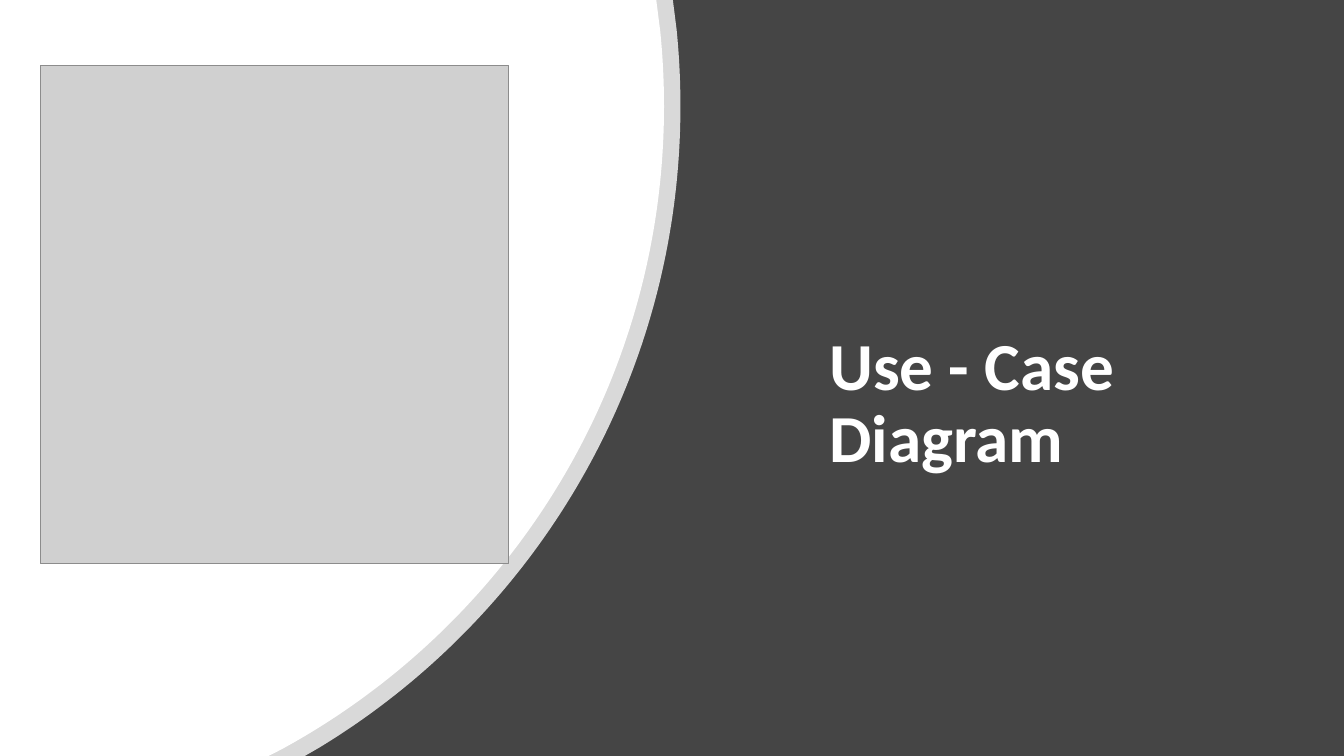
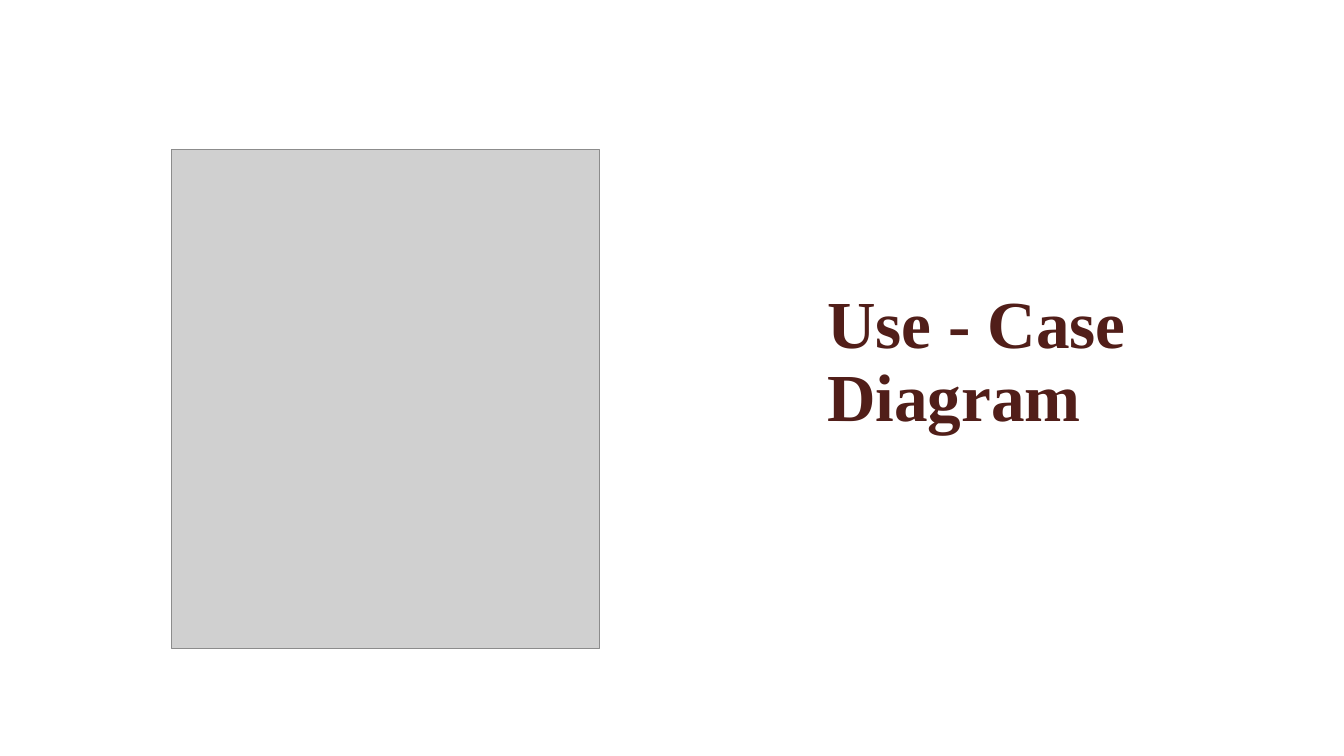
Before and after one commit to VikalpRusia/MineSweeper, a slide deck: slide 13 of documents/ppt/minesweeper_ppt.pptx (slide 12 before the commit). Drawn at 1344x756 pixels with LibreOffice and Linux fonts; fonts in the diff are those of the drawing; grey boxes stand for pictures; background and template pictures are left out. Boxes give left, top, right and bottom in pixels: in the first picture for what was removed or moved away, otherwise in the second. Text is boxed around its words. In the diff, an @@ line names an element or a change of style, - is before the commit and + after.

```diff
--- a/documents/ppt/minesweeper_ppt.pptx
+++ b/documents/ppt/minesweeper_ppt.pptx
@@ background #454545 to picture (left out) @@
@@ freeform shape removed at bbox=[0, 0, 681, 756] @@
@@ freeform shape removed at bbox=[0, 0, 664, 756] @@
@@ picture: place and size @@
-picture at bbox=[40, 66, 509, 565]
+picture at bbox=[171, 149, 600, 648]
@@ text "Use - Case Diagram": place and size @@
-text "Use - Case Diagram" at bbox=[829, 346, 1114, 474]
+text "Use - Case Diagram" at bbox=[827, 303, 1126, 434]
@@ text "Use - Case Diagram" at bbox=[827, 303, 1126, 434]: font Calibri to Times New Roman, text colour #FFFFFF to #511E19 @@
```
Also in this commit, not shown: 10 other slides changed, 6 slides added, 3 slides removed.
